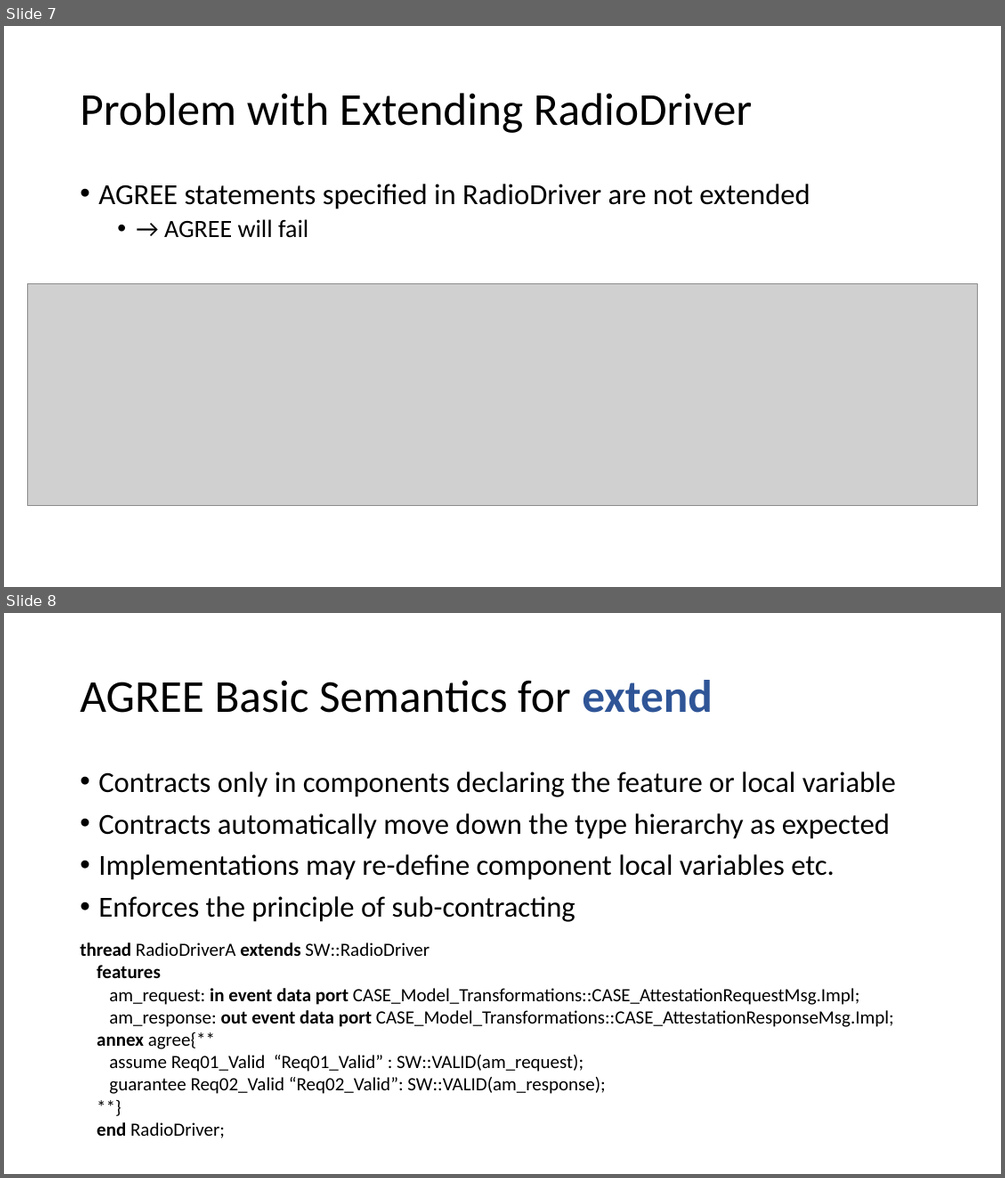
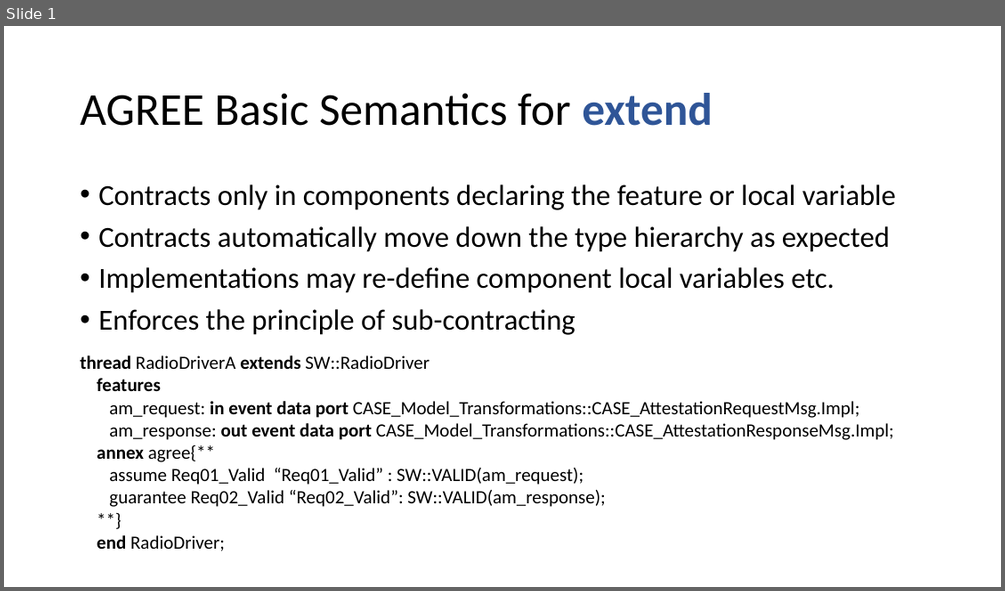
Before and after one commit to loonwerks/formal-methods-workbench, a slide deck: models/AGREE_extend_semantics_tests/basic_semantics/AGREE_extend_semantics.pptx. Shown one above the other, each under a label of ours: slides 7 and 8 before the commit, slide 1 after it. The pictures are 1005x1178 and 1005x591 pixels, drawn with LibreOffice and Linux fonts; fonts in the diff are those of the drawing; grey boxes stand for pictures. Boxes give left, top, right and bottom in pixels: in the first picture for what was removed or moved away, otherwise in the second. Text is boxed around its words. In the diff, an @@ line names an element or a change of style, - is before the commit and + after.

```diff
--- a/models/AGREE_extend_semantics_tests/basic_semantics/AGREE_extend_semantics.pptx
+++ b/models/AGREE_extend_semantics_tests/basic_semantics/AGREE_extend_semantics.pptx
@@ slide 7 removed at [4,26,1001,587], background #FFFFFF @@
@@ title removed at [80,93,752,133] @@
-Problem with Extending RadioDriver
@@ text removed at [98,184,809,238] @@
-• AGREE statements specified in RadioDriver are not extended
-  • → AGREE will fail
@@ picture removed at [27,284,978,506] @@
@@ what was slide 8 is now slide 1 @@
```
Also in this commit, not shown: 6 other slides removed.
